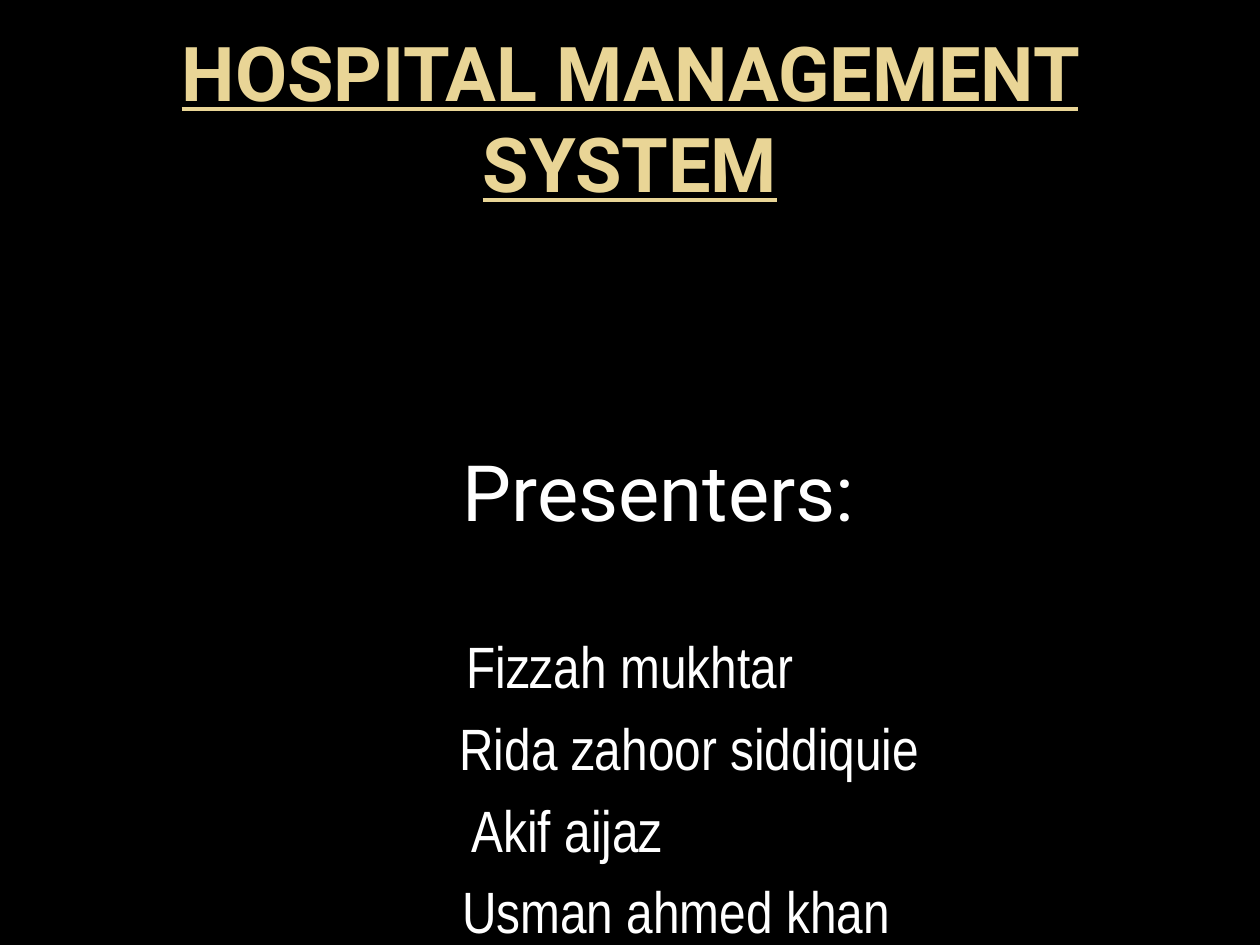
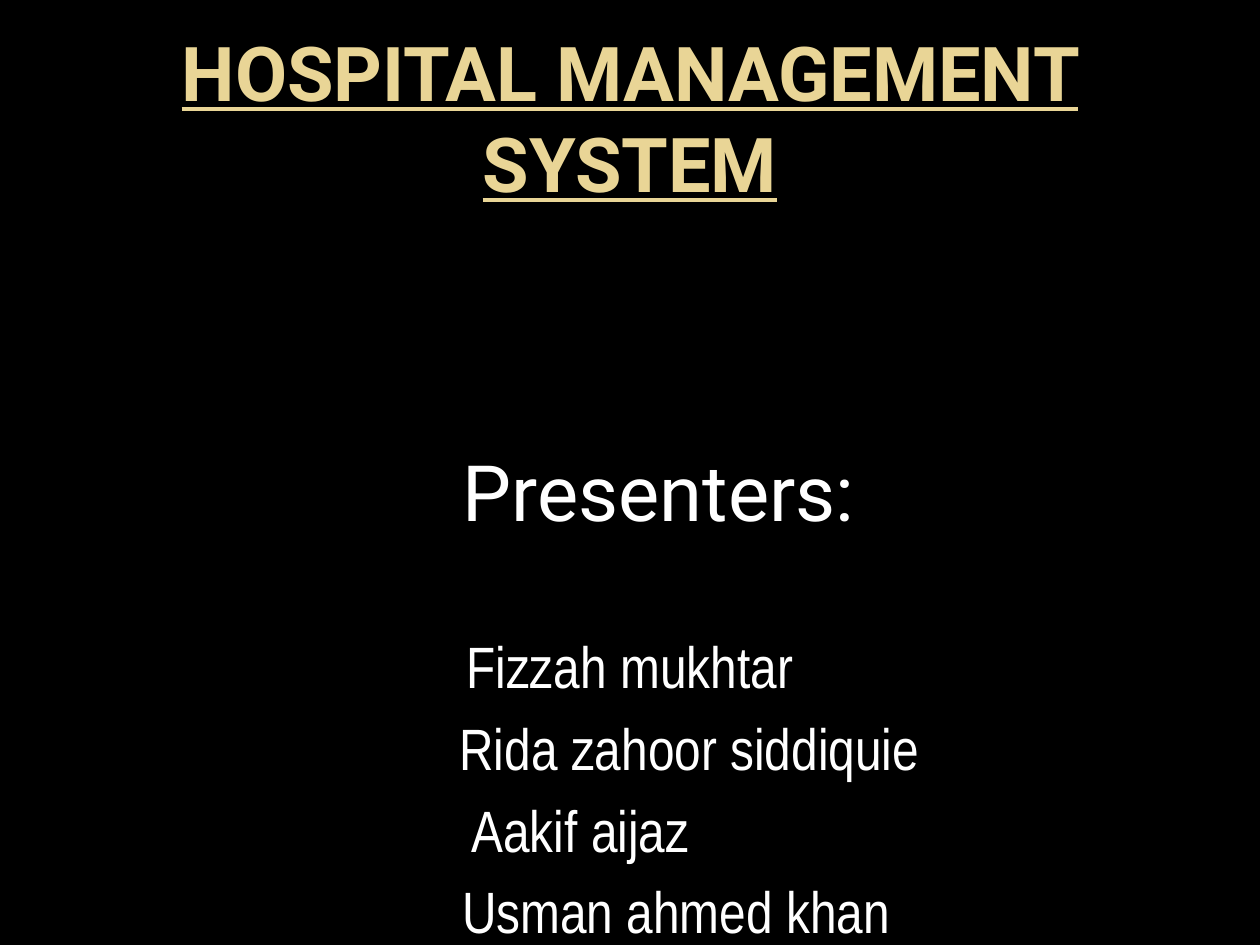
Before and after one commit to aakifaijaz13/sEngineer, a slide deck: slide 3 of hospital management system presentation.cf group.pptx. Drawn at 1260x945 pixels with LibreOffice and Linux fonts; fonts in the diff are those of the drawing; background and template pictures are left out. Boxes give left, top, right and bottom in pixels: in the first picture for what was removed or moved away, otherwise in the second. Text is boxed around its words. In the diff, an @@ line names an element or a change of style, - is before the commit and + after.

```diff
--- a/hospital management system presentation.cf group.pptx
+++ b/hospital management system presentation.cf group.pptx
@@ text at bbox=[471, 809, 689, 862]: text changed @@
-Akif aijaz
+Aakif aijaz
```
Also in this commit, not shown: 2 other slides changed.
